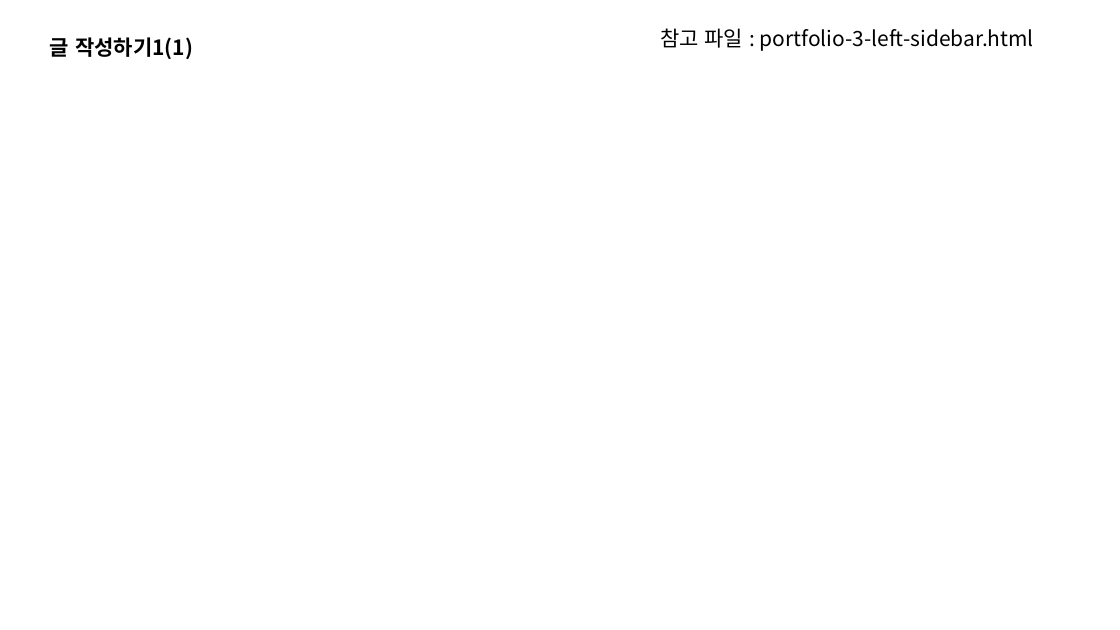
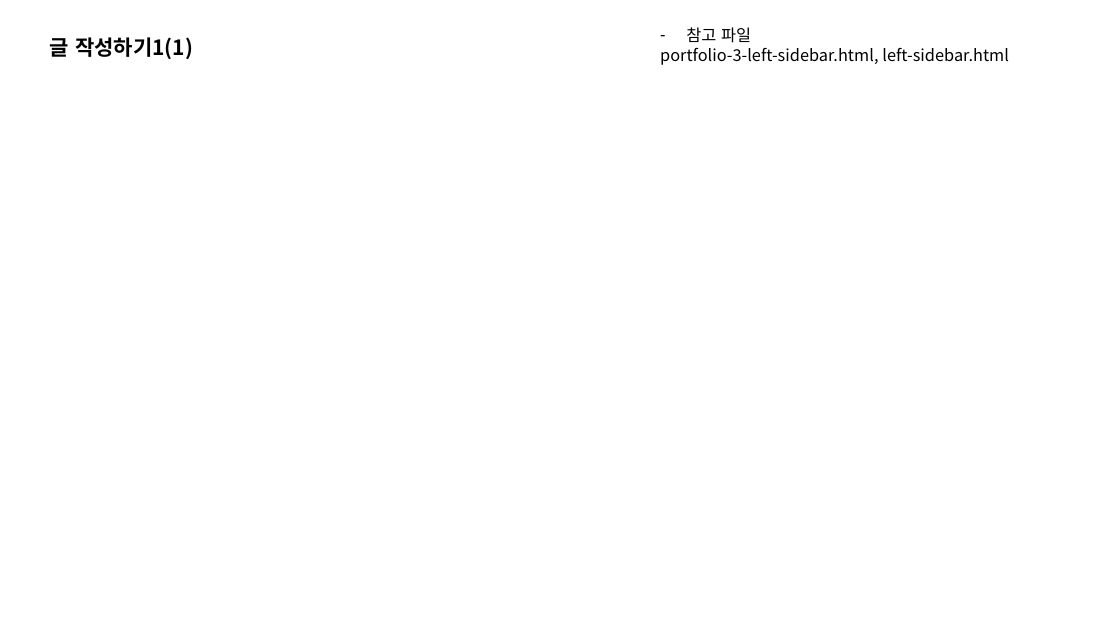
Before and after one commit to Micalgenus/vgram-web, a slide deck: slide 24 of cozyhouzz_ver2.1_영현_170707.pptx. Drawn at 1120x630 pixels with LibreOffice and Linux fonts; fonts in the diff are those of the drawing. Boxes give left, top, right and bottom in pixels: in the first picture for what was removed or moved away, otherwise in the second. Text is boxed around its words. In the diff, an @@ line names an element or a change of style, - is before the commit and + after.

```diff
--- a/cozyhouzz_ver2.1_영현_170707.pptx
+++ b/cozyhouzz_ver2.1_영현_170707.pptx
@@ text at box(660, 27, 1009, 65): text changed; size 18 to 14 pt @@
-참고 파일 : portfolio-3-left-sidebar.html
+– 참고 파일
+portfolio-3-left-sidebar.html, left-sidebar.html
```
Also in this commit, not shown: 1 other slide changed, 6 other files.
